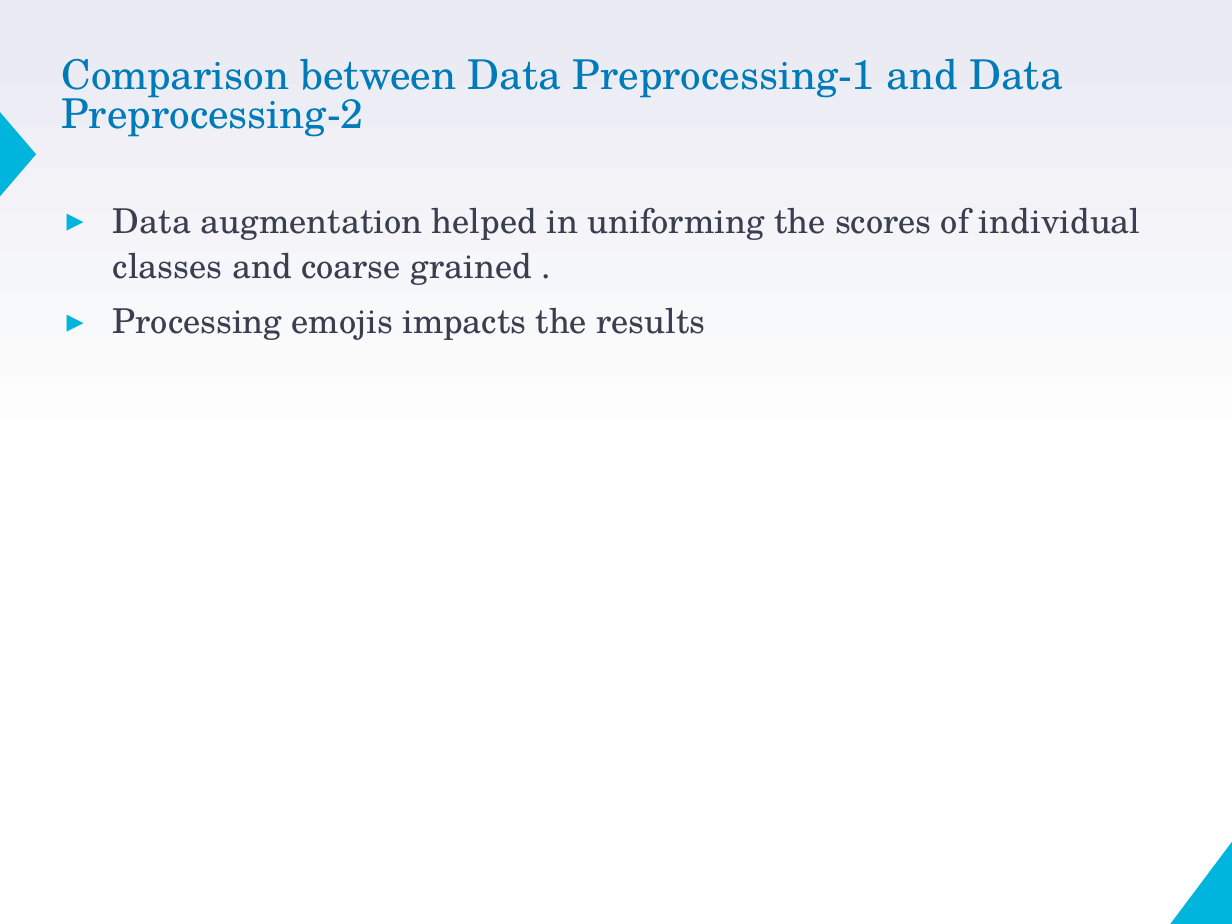
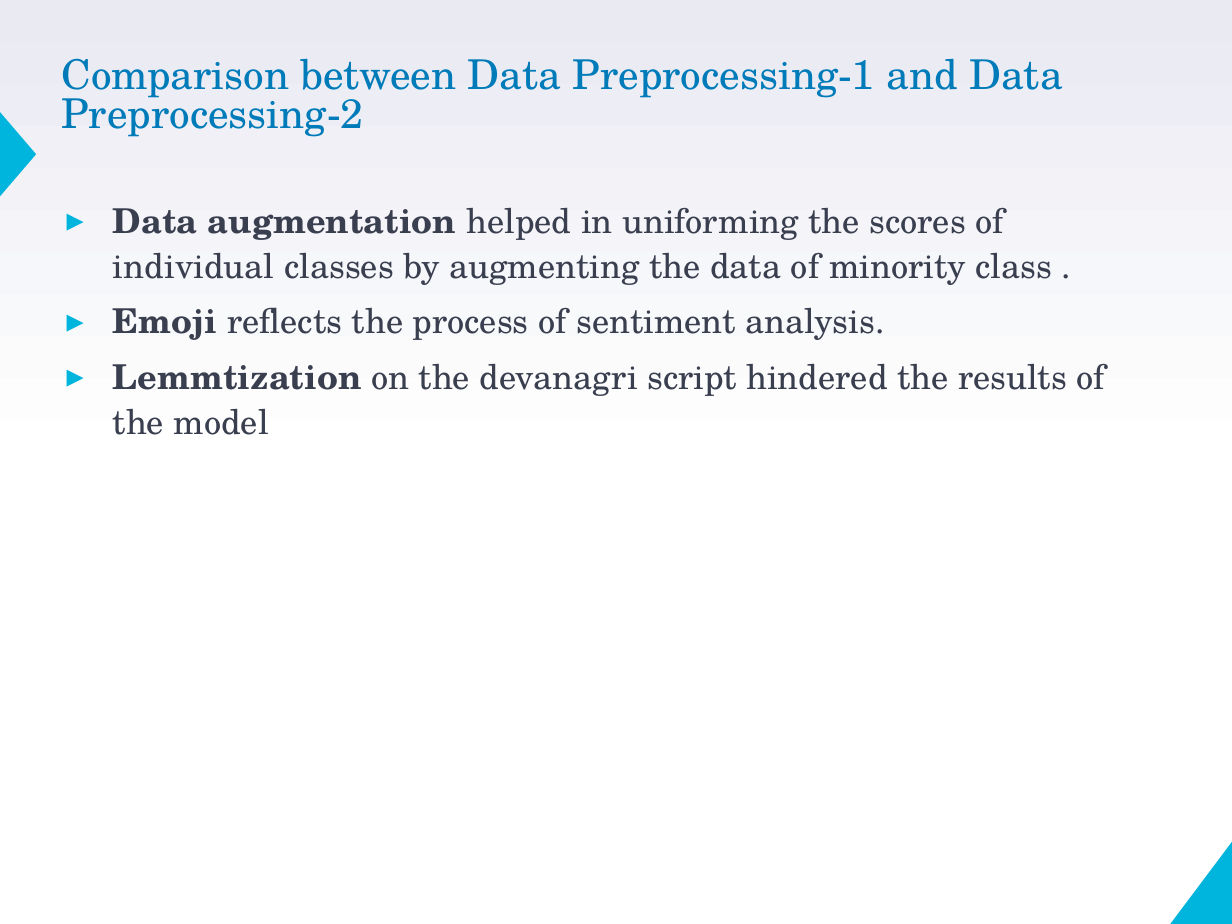
Before and after one commit to VarunBohara/Mini-Project-Documents, a slide deck: slide 8 of Review4_ppt.pptm. Drawn at 1232x924 pixels with LibreOffice and Linux fonts; fonts in the diff are those of the drawing. Boxes give left, top, right and bottom in pixels: in the first picture for what was removed or moved away, otherwise in the second. Text is boxed around its words. In the diff, an @@ line names an element or a change of style, - is before the commit and + after.

```diff
--- a/Review4_ppt.pptm
+++ b/Review4_ppt.pptm
@@ text at (x1=113, y1=207, x2=1106, y2=435): text changed @@
-▸ Data augmentation helped in uniforming the scores of individual classes and coarse grained .
-▸ Processing emojis impacts the results
+▸ Data augmentation helped in uniforming the scores of individual classes by augmenting the data of minority class .
+▸ Emoji reflects the process of sentiment analysis.
+▸ Lemmtization on the devanagri script hindered the results of the model
```
Also in this commit, not shown: 3 other slides changed.
